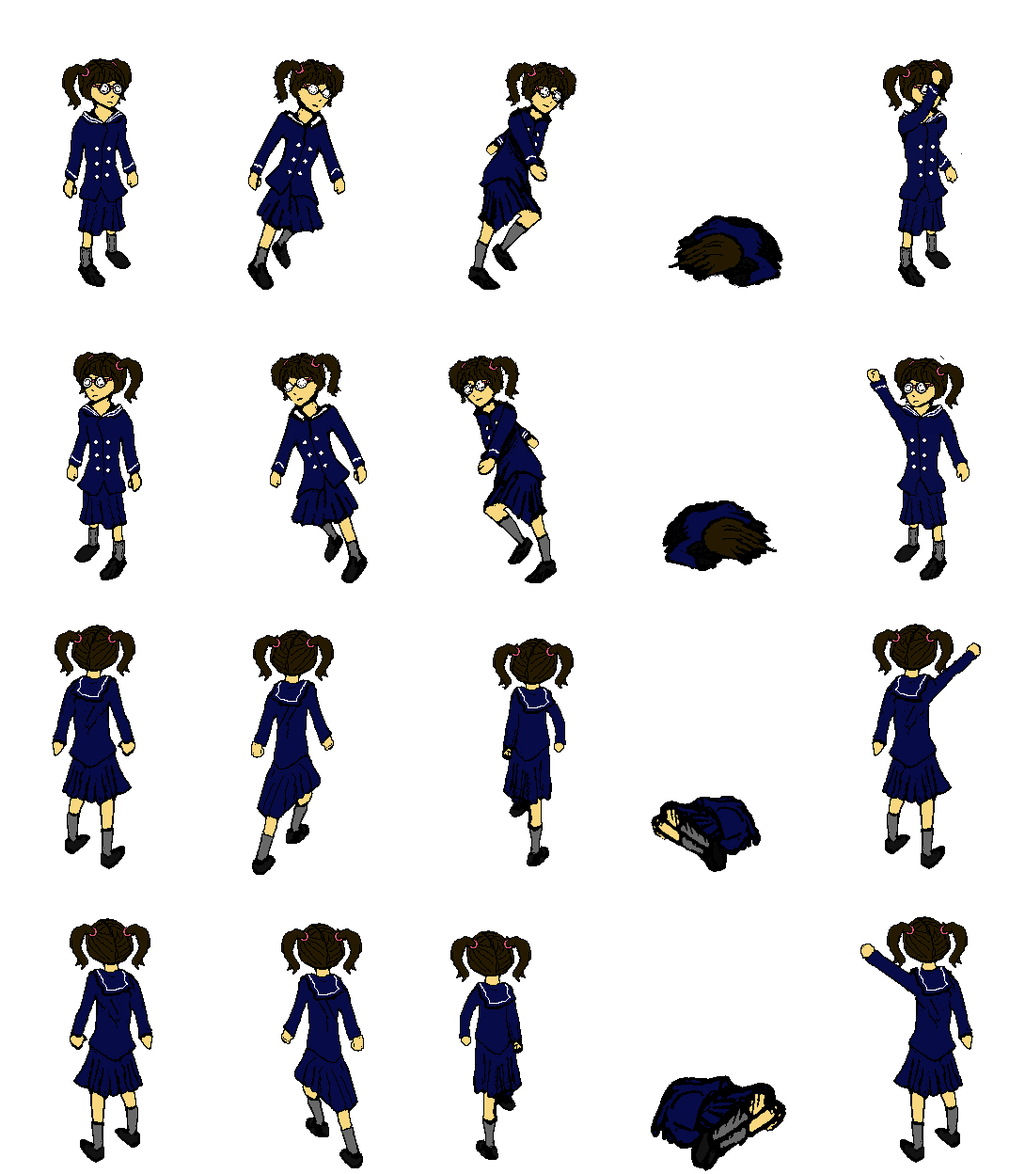
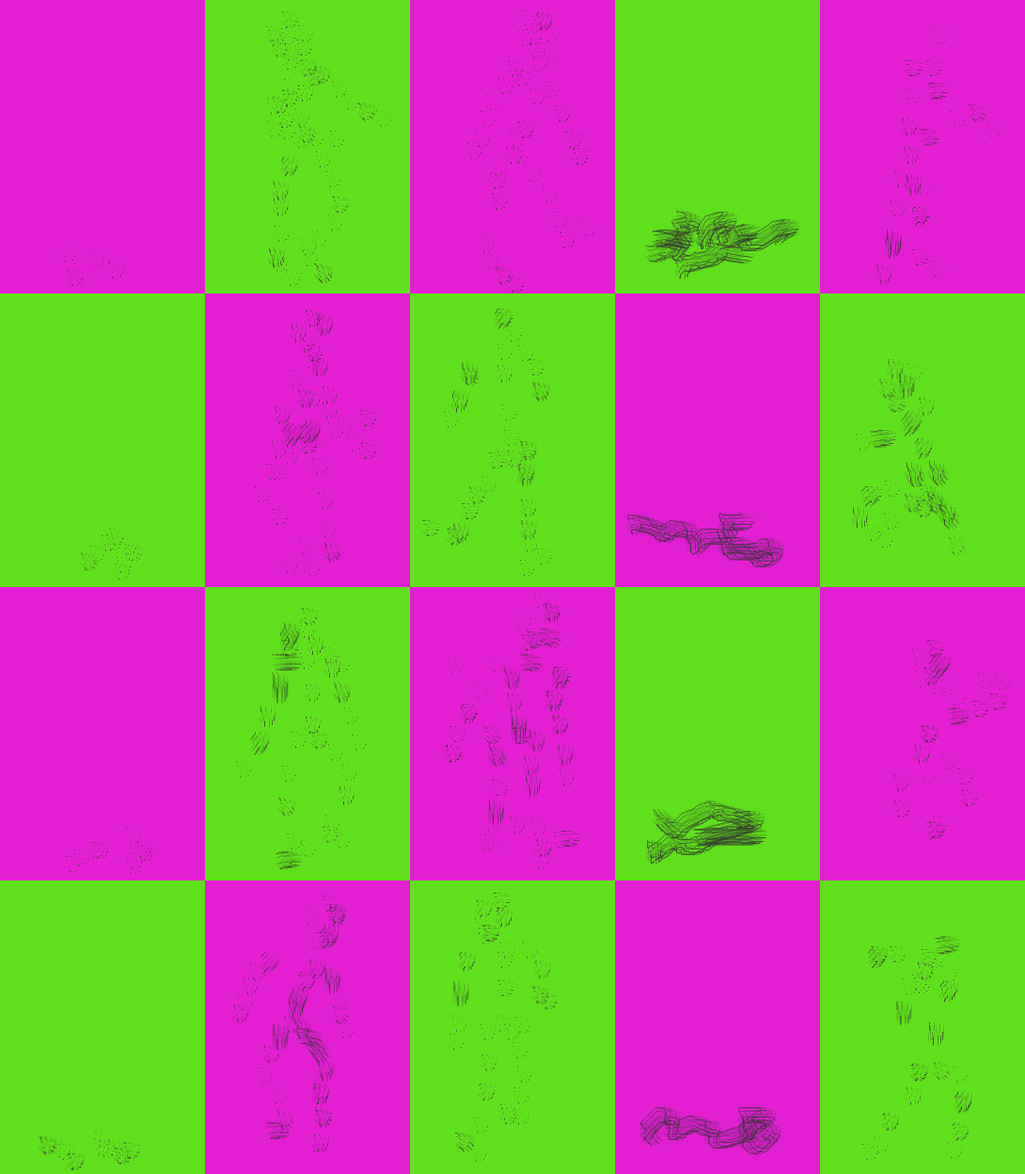
Two versions of the same layered image (1025×1174). Layer-by-layer changes:
added layer "Invisible" above "Pasted Layer #2" over (37, 10, 1012, 1171)
hid "Pasted Layer #2" over (51, 58, 981, 1171)
showed "Layer" over (0, 0, 1025, 1174)
